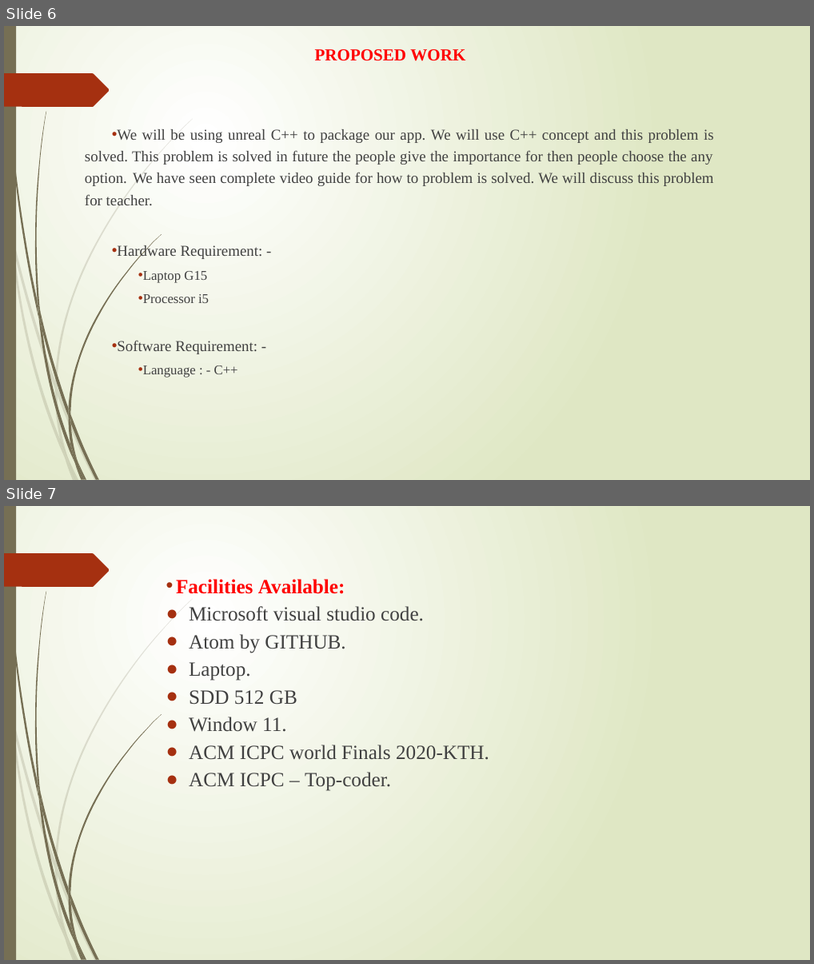
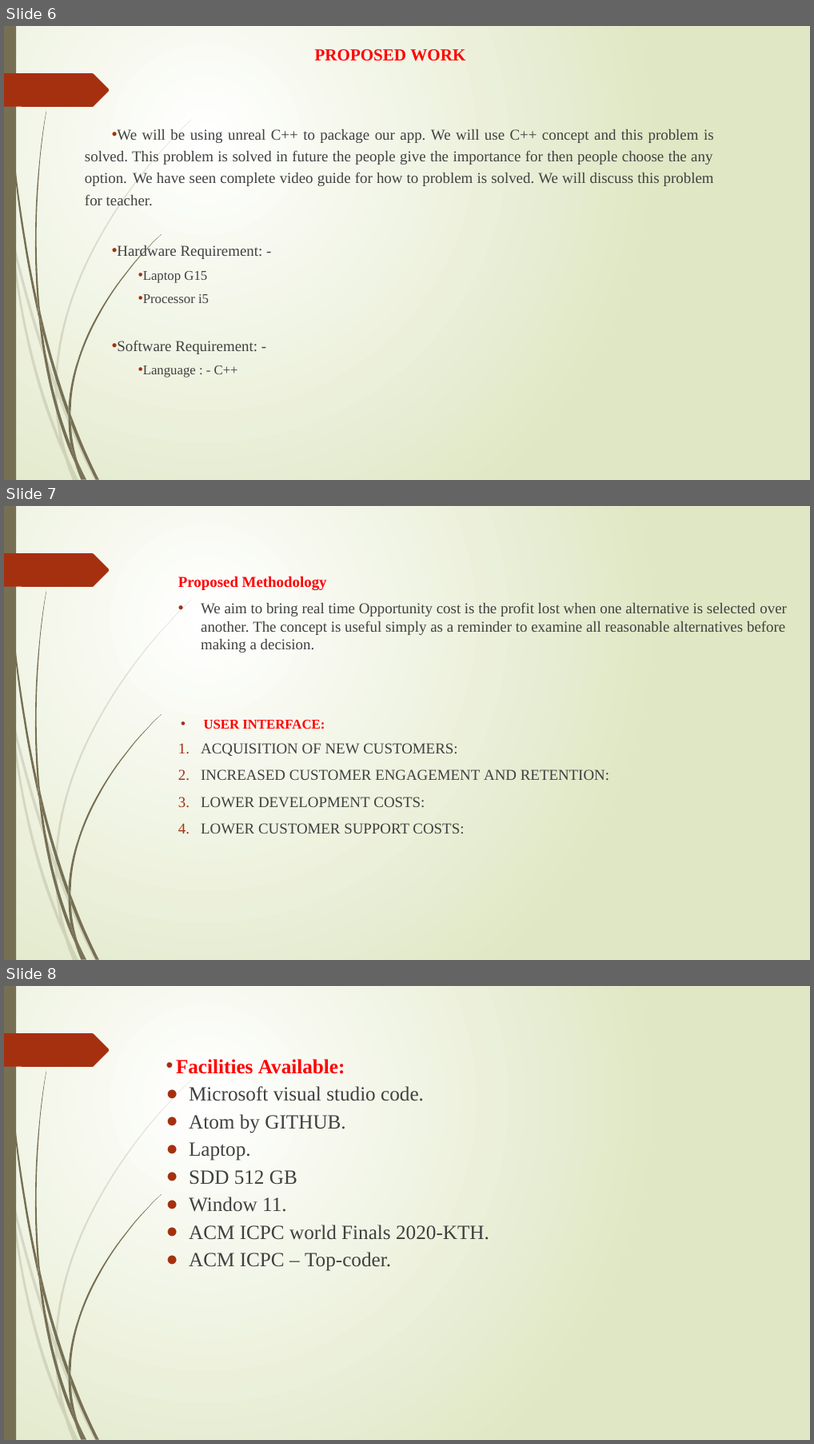
Before and after one commit to shantu03/trial, a slide deck: MINI Project PPT.pptx. Shown one above the other, each under a label of ours: slides 6 and 7 before the commit, slides 6, 7 and 8 after it. The pictures are 814x964 and 814x1444 pixels, drawn with LibreOffice and Linux fonts; fonts in the diff are those of the drawing. Boxes give left, top, right and bottom in pixels: in the first picture for what was removed or moved away, otherwise in the second. Text is boxed around its words. In the diff, an @@ line names an element or a change of style, - is before the commit and + after.

```diff
--- a/MINI Project PPT.pptx
+++ b/MINI Project PPT.pptx
@@ slide 7 added at (x1=4, y1=506, x2=810, y2=960), background gradient #FFFFFF to #DFE8C4; not listed: 24 template elements that a slide beside it also shows @@
@@ text added at (x1=178, y1=576, x2=787, y2=833), 18 pt, text #404040 @@
+Proposed Methodology
+• We aim to bring real time Opportunity cost is the profit lost when one alternative is selected over another. The concept is useful simply as a reminder to examine all reasonable alternatives before making a decision.
+• USER INTERFACE:
+1. ACQUISITION OF NEW CUSTOMERS:
+2. INCREASED CUSTOMER ENGAGEMENT AND RETENTION:
+3. LOWER DEVELOPMENT COSTS:
+4. LOWER CUSTOMER SUPPORT COSTS:
@@ what was slide 7 is now slide 8 @@
```
Also in this commit, not shown: 1 other slide added, 1 slide removed, 2 other files.
